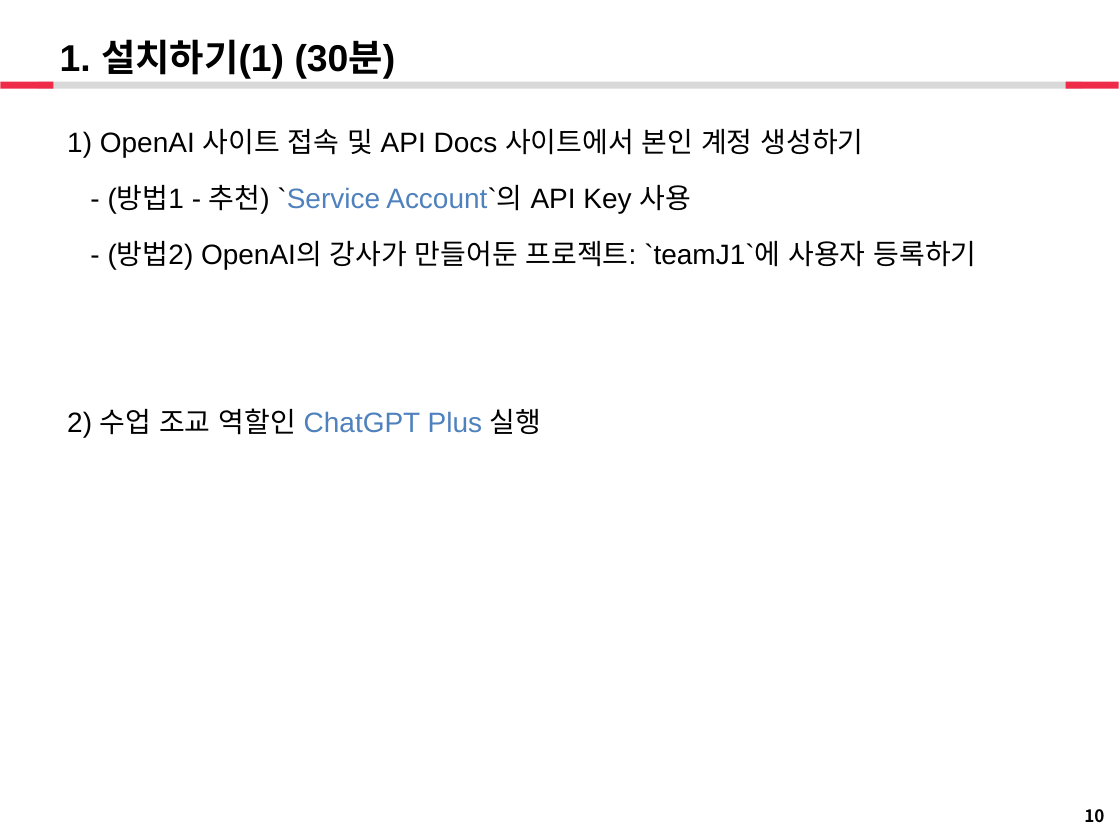
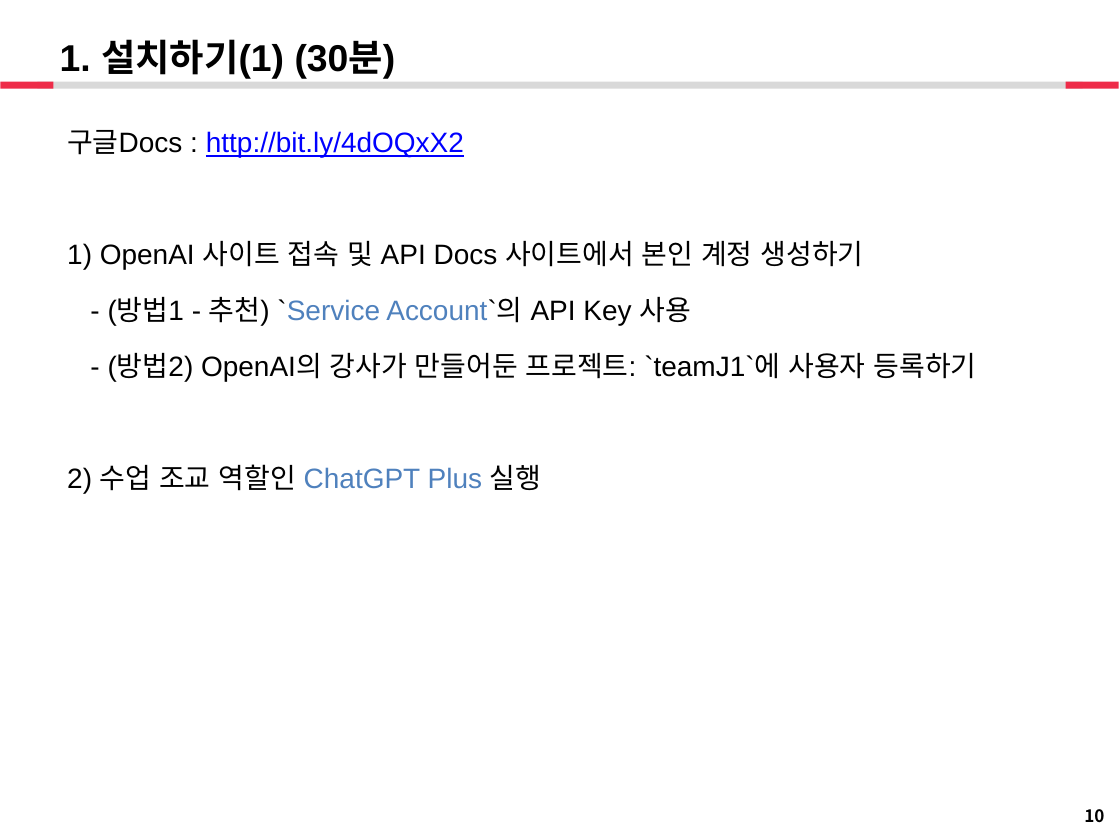
Before and after one commit to coolobject/OpenAI_API, a slide deck: slide 10 of 입문자를 위한 ChatGPT 및 API 활용 서비스 제작 실무_20250530.pptx. Drawn at 1120x840 pixels with LibreOffice and Linux fonts; fonts in the diff are those of the drawing; background and template pictures are left out. Boxes give left, top, right and bottom in pixels: in the first picture for what was removed or moved away, otherwise in the second. Text is boxed around its words. In the diff, an @@ line names an element or a change of style, - is before the commit and + after.

```diff
--- a/입문자를 위한 ChatGPT 및 API 활용 서비스 제작 실무_20250530.pptx
+++ b/입문자를 위한 ChatGPT 및 API 활용 서비스 제작 실무_20250530.pptx
@@ text at [67,130,464,158]: paragraph added @@
+구글Docs : http://bit.ly/4dOQxX2
```
Also in this commit, not shown: 1 other file.
